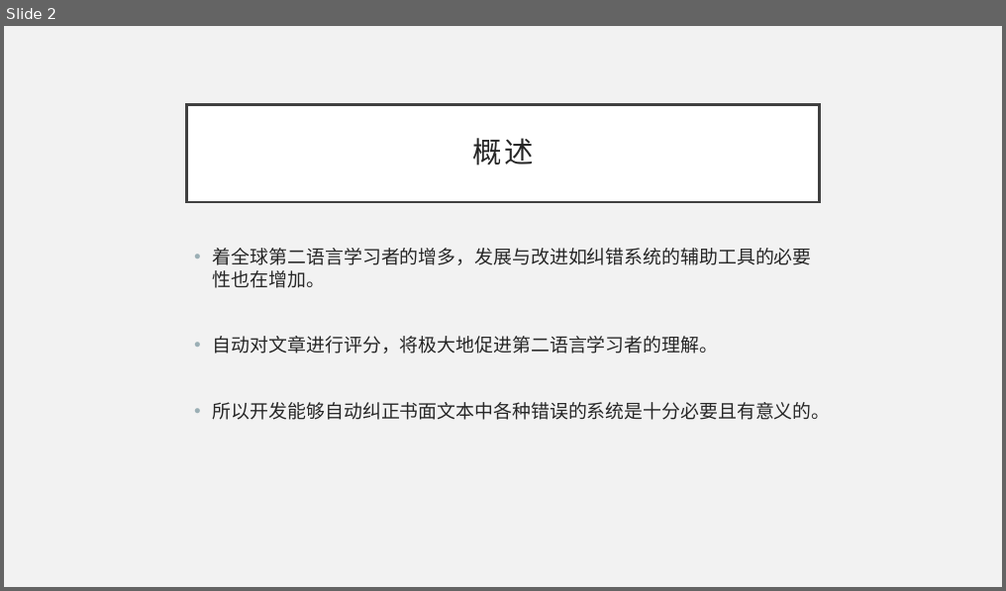
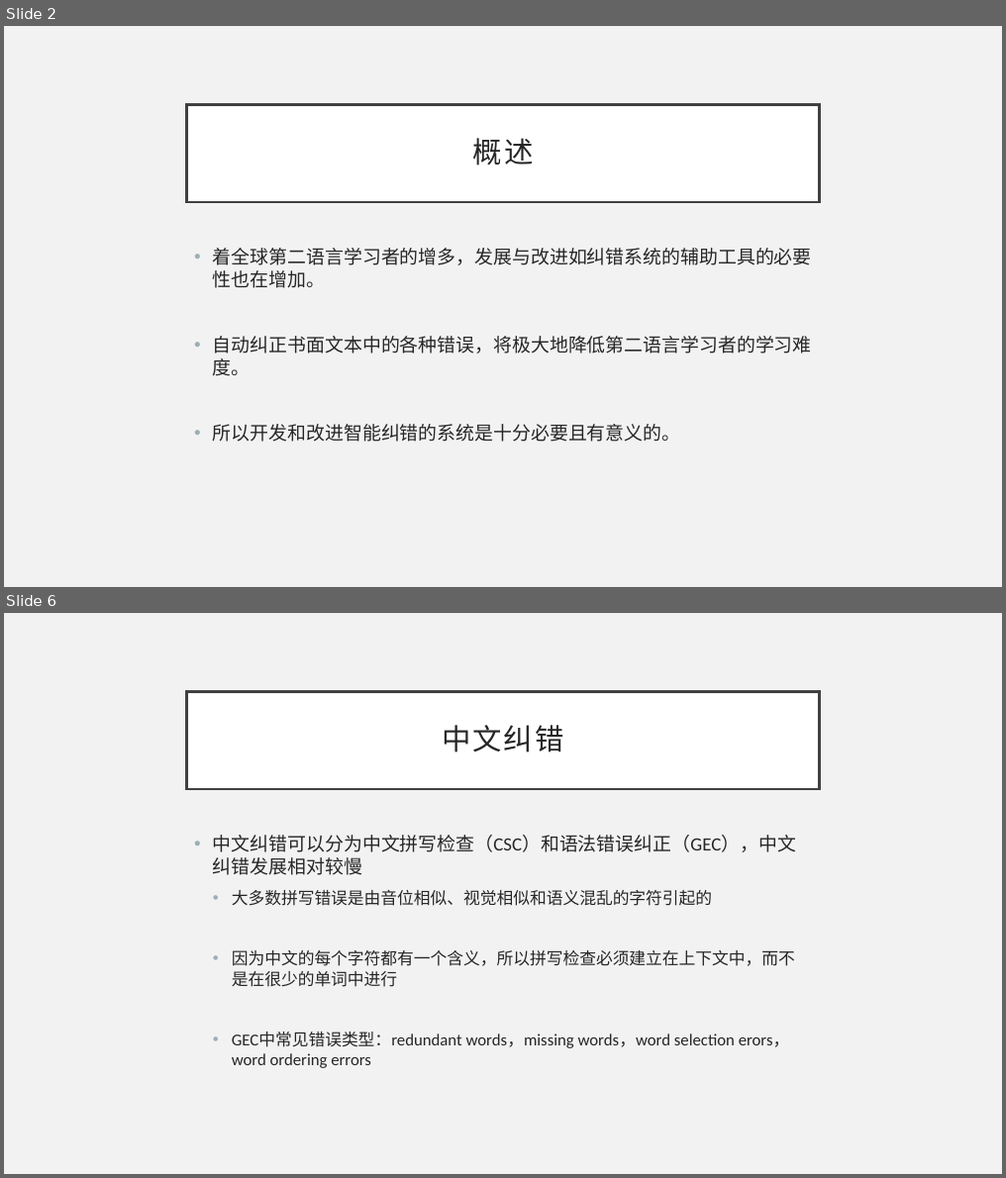
Before and after one commit to li-aolong/li-aolong.github.io, a slide deck: 北理东南研究院相关/报告-李英豪.pptx. Shown one above the other, each under a label of ours: slide 2 before the commit, slides 2 and 6 after it; the slides between them are not shown. The pictures are 1006x591 and 1006x1178 pixels, drawn with LibreOffice and Linux fonts; fonts in the diff are those of the drawing. Boxes give left, top, right and bottom in pixels: in the first picture for what was removed or moved away, otherwise in the second. Text is boxed around its words. In the diff, an @@ line names an element or a change of style, - is before the commit and + after.

```diff
--- a/北理东南研究院相关/报告-李英豪.pptx
+++ b/北理东南研究院相关/报告-李英豪.pptx
@@ slide 6 added at bbox=[4, 613, 1002, 1174], background #F2F2F2 @@
@@ title added at bbox=[187, 691, 819, 789], fill #FFFFFF, outline #404040 2.5 pt, 28 pt, text #262626 @@
+中文纠错
@@ text added at bbox=[213, 835, 796, 1068], 16 pt, text #262626 @@
+• 中文纠错可以分为中文拼写检查（CSC）和语法错误纠正（GEC），中文纠错发展相对较慢
+  • 大多数拼写错误是由音位相似、视觉相似和语义混乱的字符引起的
+  • 因为中文的每个字符都有一个含义，所以拼写检查必须建立在上下文中，而不是在很少的单词中进行
+  • GEC中常见错误类型：redundant words，missing words，word selection erors，word ordering errors
@@ slide 2 changed as well @@
@@ text at bbox=[213, 336, 812, 442]: text changed @@
-• 自动对文章进行评分，将极大地促进第二语言学习者的理解。
-• 所以开发能够自动纠正书面文本中各种错误的系统是十分必要且有意义的。
+• 自动纠正书面文本中的各种错误，将极大地降低第二语言学习者的学习难度。
+• 所以开发和改进智能纠错的系统是十分必要且有意义的。
```
Also in this commit, not shown: 1 other slide changed, 11 other slides added, 1 slide removed.
